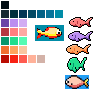
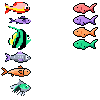
Layer changes from the first (100, 100) image to the second:
hid "COLORS" over [1, 1, 63, 63]
painted on "Fish" over [1, 2, 98, 96]
removed layer "BACK" over [35, 25, 64, 41]
removed layer "Layer 2" over [65, 75, 89, 89]
removed layer "Fish" (2nd of 2) over [66, 17, 93, 73]
